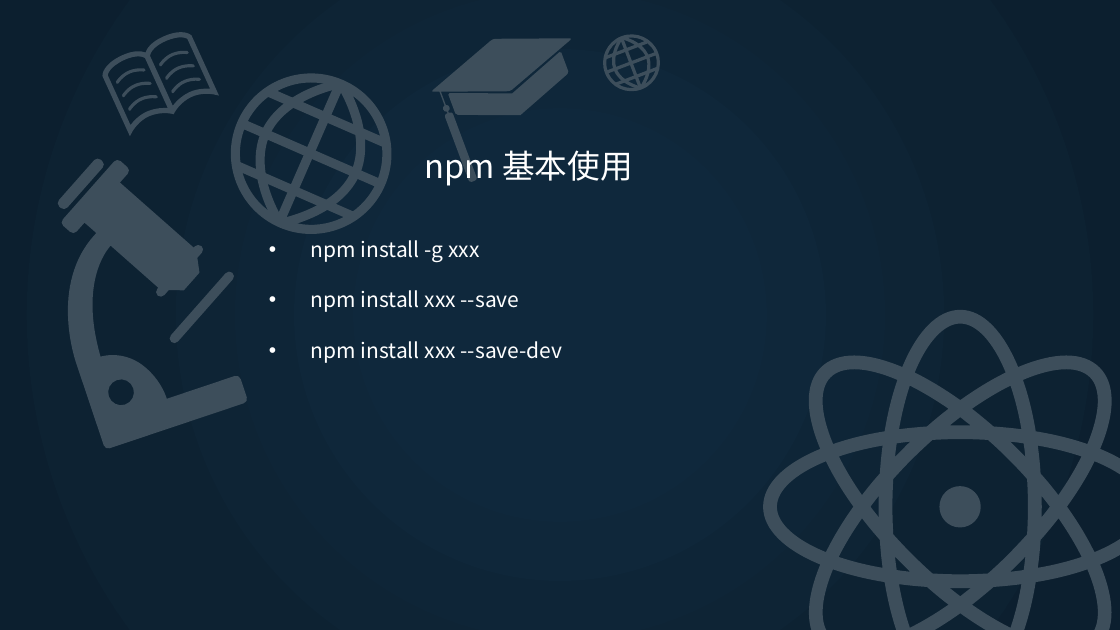
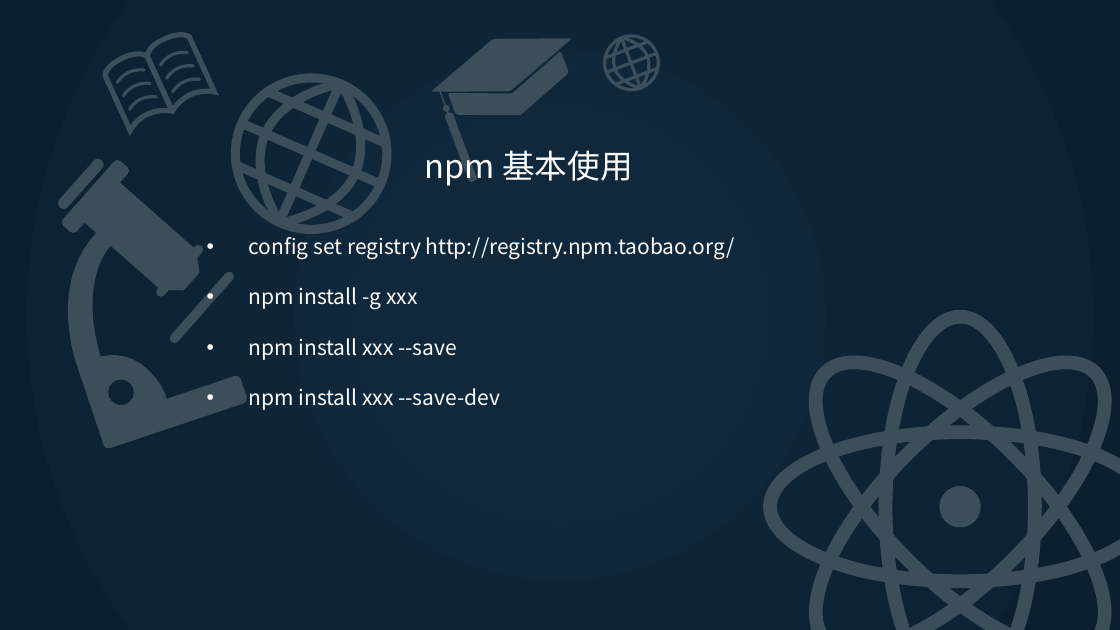
Before and after one commit to mougua/WebpackExample, a slide deck: slide 11 of Node和Webpack.pptx. Drawn at 1120x630 pixels with LibreOffice and Linux fonts; fonts in the diff are those of the drawing. Boxes give left, top, right and bottom in pixels: in the first picture for what was removed or moved away, otherwise in the second. Text is boxed around its words. In the diff, an @@ line names an element or a change of style, - is before the commit and + after.

Commit message:
final

```diff
--- a/Node和Webpack.pptx
+++ b/Node和Webpack.pptx
@@ text "config set registry http://registry.npm.taobao.org/": place and size @@
-text "config set registry http://registry.npm.taobao.org/" at (311, 240, 563, 363)
+text "config set registry http://registry.npm.taobao.org/" at (249, 233, 735, 410)
@@ text at (249, 233, 735, 259): paragraph added @@
+• config set registry http://registry.npm.taobao.org/
```
